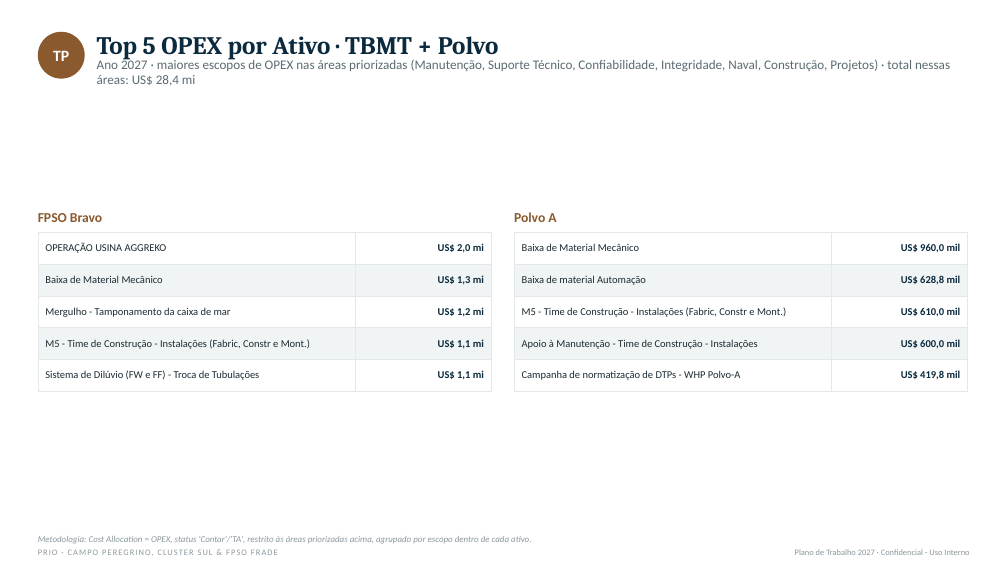
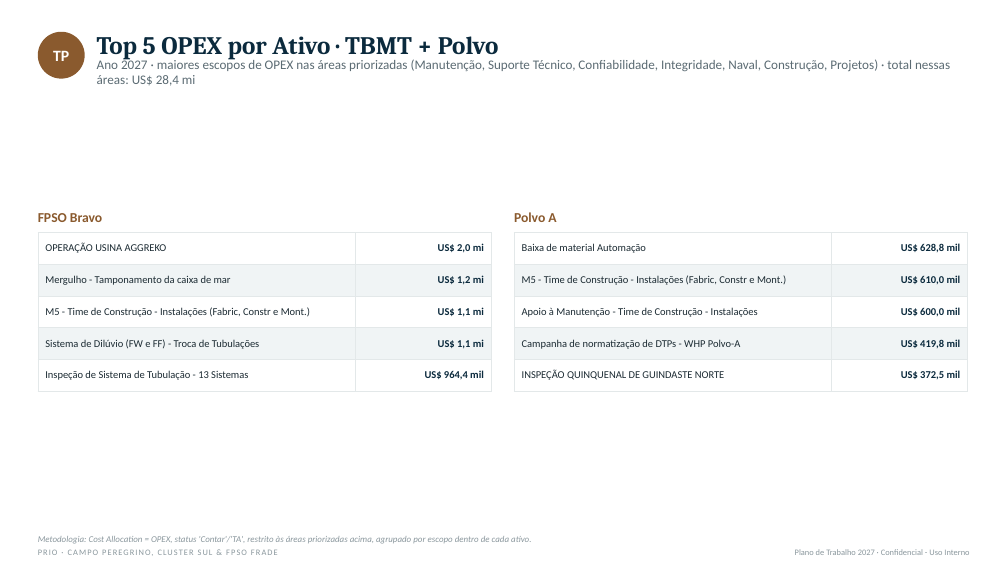
Before and after one commit to LucasRibaas/Planejamento, a slide deck: slide 6 of PRIO_Top_CAPEX_OPEX_Despriorizados_2027.pptx. Drawn at 1008x567 pixels with LibreOffice and Linux fonts; fonts in the diff are those of the drawing. Boxes give left, top, right and bottom in pixels: in the first picture for what was removed or moved away, otherwise in the second. Text is boxed around its words. In the diff, an @@ line names an element or a change of style, - is before the commit and + after.

```diff
--- a/PRIO_Top_CAPEX_OPEX_Despriorizados_2027.pptx
+++ b/PRIO_Top_CAPEX_OPEX_Despriorizados_2027.pptx
@@ table at box(38, 233, 492, 384) @@
-row 2: Baixa de Material Mecânico | US$ 1,3 mi
+row 5: Inspeção de Sistema de Tubulação - 13 Sistemas | US$ 964,4 mil
@@ table at box(514, 233, 968, 384) @@
-row 1: Baixa de Material Mecânico | US$ 960,0 mil
+row 5: INSPEÇÃO QUINQUENAL DE GUINDASTE NORTE | US$ 372,5 mil
```
